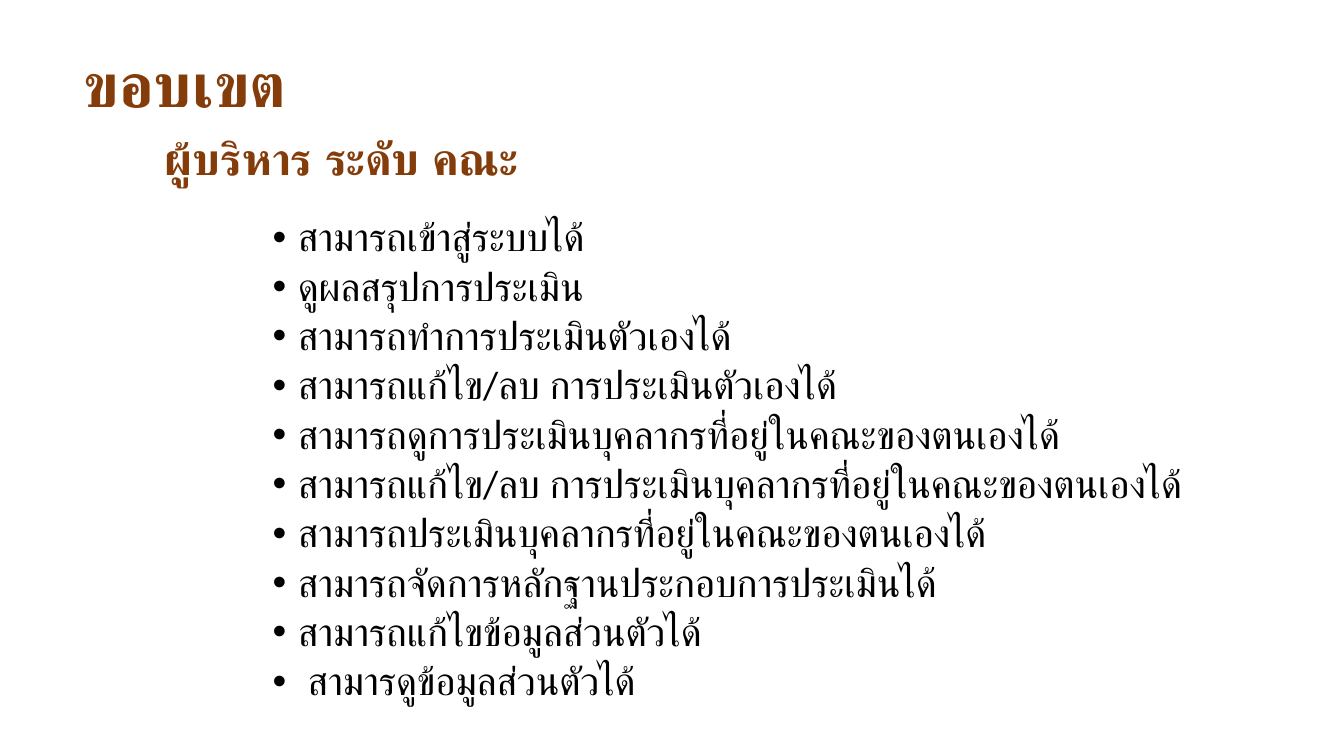
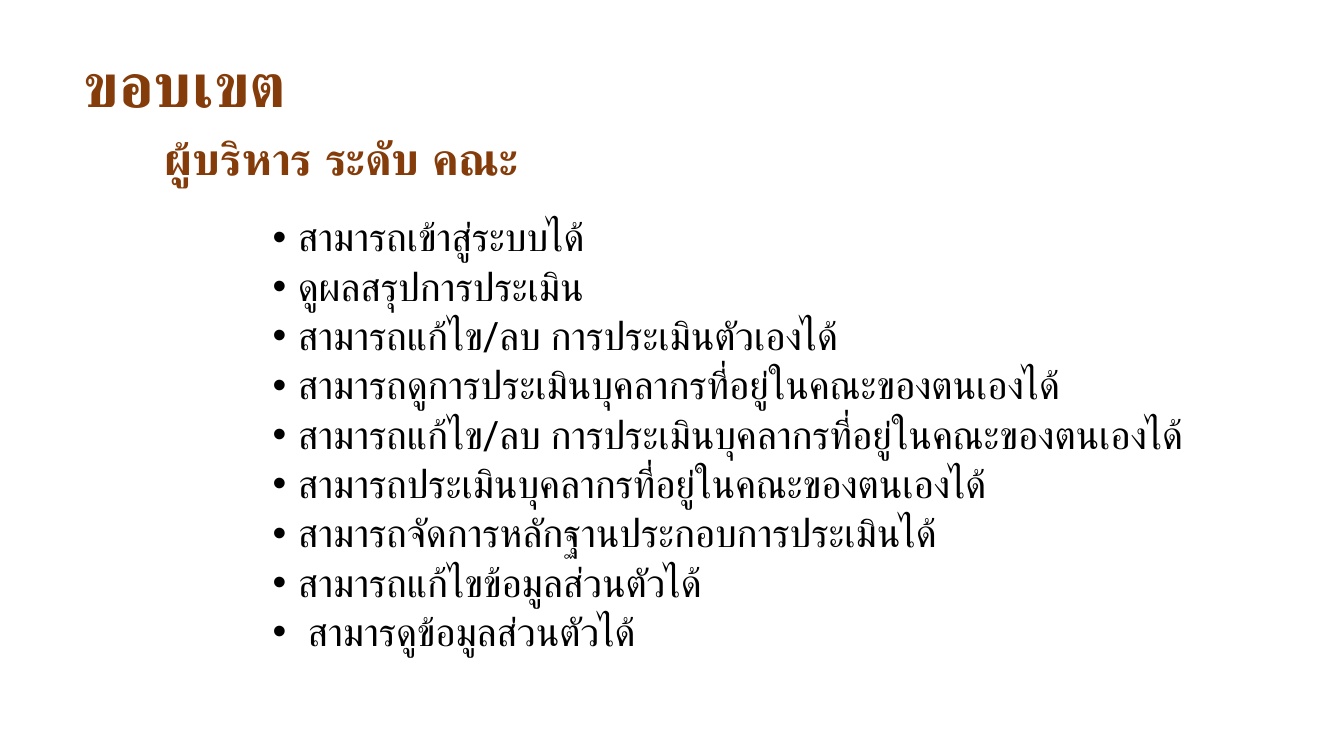
Before and after one commit to goodloveone1/project, a slide deck: slide 9 of data/นำเสนอ P.pptx. Drawn at 1344x756 pixels with LibreOffice and Linux fonts; fonts in the diff are those of the drawing. Boxes give left, top, right and bottom in pixels: in the first picture for what was removed or moved away, otherwise in the second. Text is boxed around its words. In the diff, an @@ line names an element or a change of style, - is before the commit and + after.

```diff
--- a/data/นำเสนอ P.pptx
+++ b/data/นำเสนอ P.pptx
@@ text "สามารถเข้าสู่ระบบได้" at (298, 221, 1184, 657): font Calibri to Roboto @@
@@ text at (298, 319, 732, 351): paragraph removed @@
-        • สามารถทำการประเมินตัวเองได้
```
Also in this commit, not shown: 18 other slides changed, 21 slides added, 18 slides removed, 1 other file.
